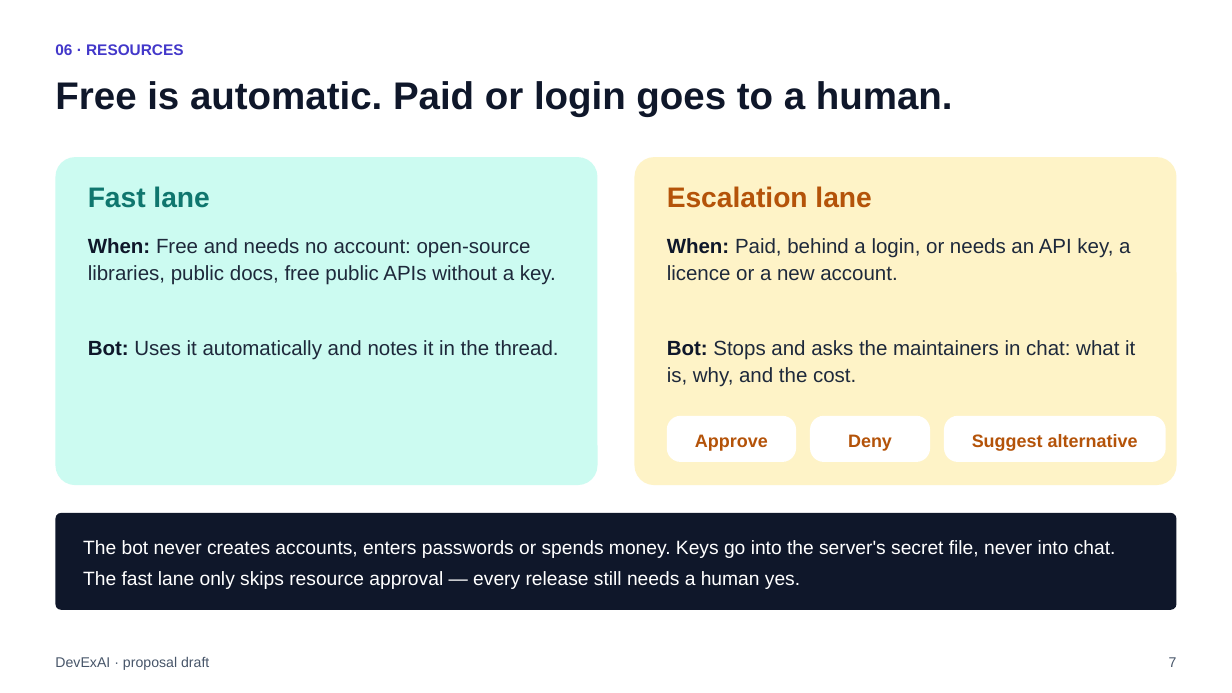
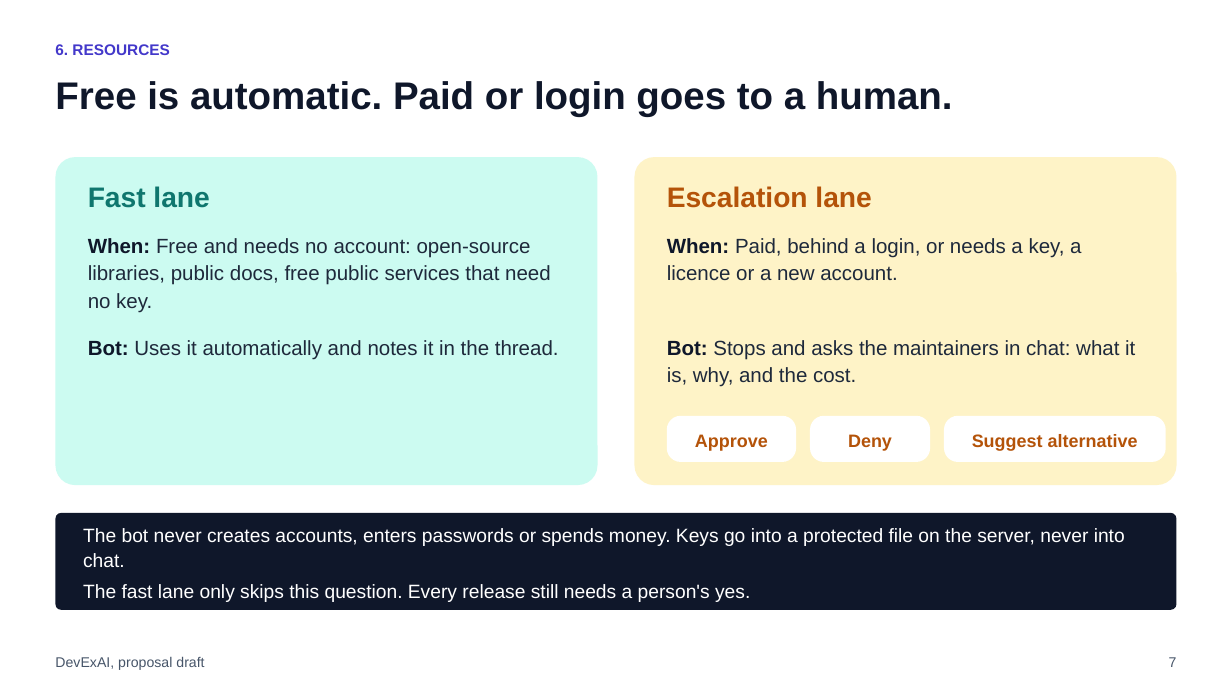
Before and after one commit to raghavsatyadev/DevExAI, a slide deck: slide 7 of DevExAI.pptx. Drawn at 1232x693 pixels with LibreOffice and Linux fonts; fonts in the diff are those of the drawing. Boxes give left, top, right and bottom in pixels: in the first picture for what was removed or moved away, otherwise in the second. Text is boxed around its words. In the diff, an @@ line names an element or a change of style, - is before the commit and + after.

```diff
--- a/DevExAI.pptx
+++ b/DevExAI.pptx
@@ text at box(55, 44, 169, 55): text changed @@
-06 · RESOURCES
+6. RESOURCES
@@ text at box(88, 238, 551, 312): text changed @@
-When: Free and needs no account: open-source libraries, public docs, free public APIs without a key.
+When: Free and needs no account: open-source libraries, public docs, free public services that need no key.
@@ text at box(667, 238, 1081, 281): text changed @@
-When: Paid, behind a login, or needs an API key, a licence or a new account.
+When: Paid, behind a login, or needs a key, a licence or a new account.
@@ text at box(83, 528, 1125, 602): text changed @@
-The bot never creates accounts, enters passwords or spends money. Keys go into the server's secret file, never into chat.
-The fast lane only skips resource approval — every release still needs a human yes.
+The bot never creates accounts, enters passwords or spends money. Keys go into a protected file on the server, never into chat.
+The fast lane only skips this question. Every release still needs a person's yes.
@@ text at box(55, 656, 204, 670): text changed @@
-DevExAI · proposal draft
+DevExAI, proposal draft
```
Also in this commit, not shown: 18 other slides changed, 3 other files.
